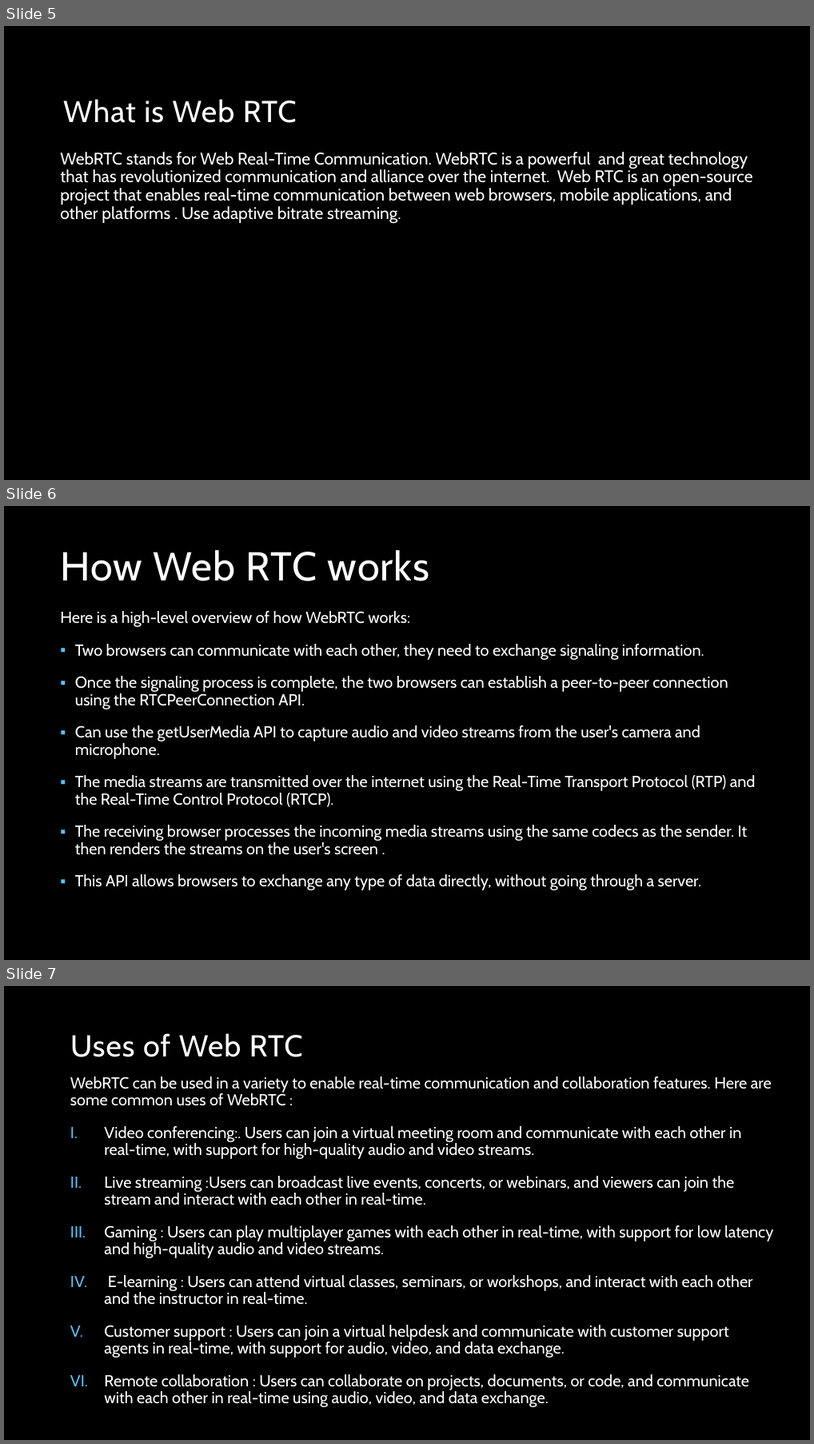
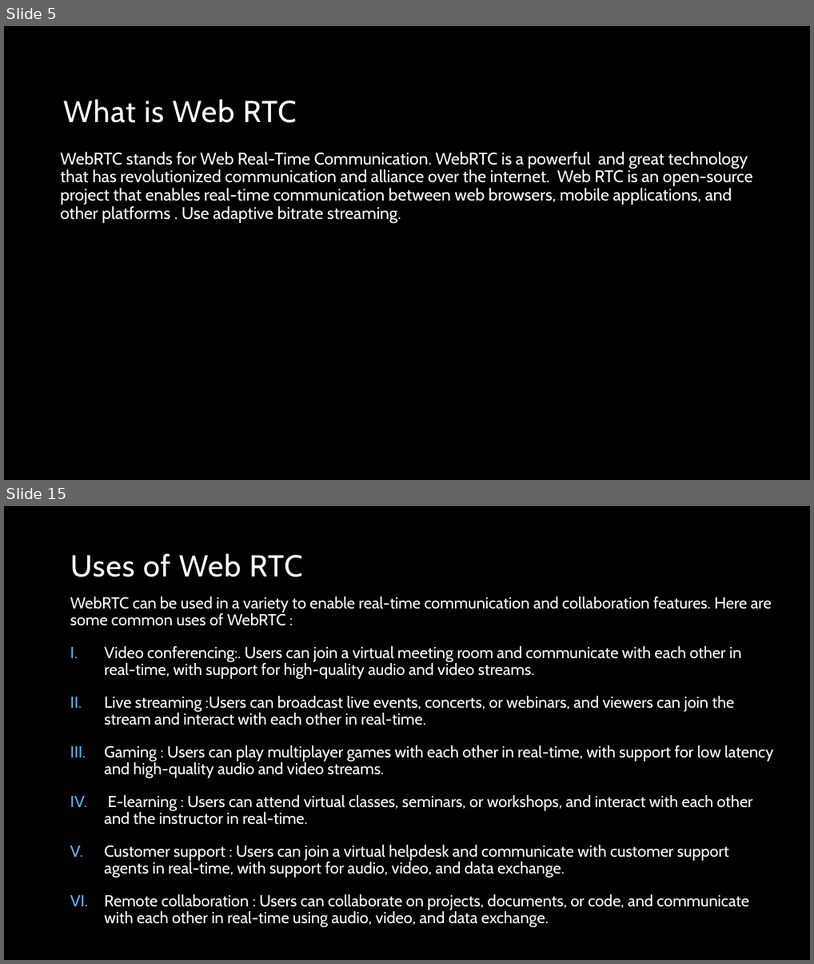
Before and after one commit to musarratChowdhury/ASPNETWEBRTC_PROJECT, a slide deck: Presentation/About WebRTC.pptx. Shown one above the other, each under a label of ours: slides 5, 6 and 7 before the commit, slides 5 and 15 after it; the slides between them are not shown. The pictures are 814x1444 and 814x964 pixels, drawn with LibreOffice and Linux fonts; fonts in the diff are those of the drawing; background and template pictures are left out. Boxes give left, top, right and bottom in pixels: in the first picture for what was removed or moved away, otherwise in the second. Text is boxed around its words. In the diff, an @@ line names an element or a change of style, - is before the commit and + after.

```diff
--- a/Presentation/About WebRTC.pptx
+++ b/Presentation/About WebRTC.pptx
@@ slide 6 removed at (4,506,810,960), background picture (left out) @@
@@ title removed at (60,550,430,581) @@
-How Web RTC works
@@ text removed at (60,611,756,890) @@
-Here is a high-level overview of how WebRTC works:
-▪ Two browsers can communicate with each other, they need to exchange signaling information.
-▪ Once the signaling process is complete, the two browsers can establish a peer-to-peer connection using the RTCPeerConnection API.
-▪ Can use the getUserMedia API to capture audio and video streams from the user's camera and microphone.
-▪ The media streams are transmitted over the internet using the Real-Time Transport Protocol (RTP) and the Real-Time Control Protocol (RTCP).
-▪ The receiving browser processes the incoming media streams using the same codecs as the sender. It then renders the streams on the user's screen .
-▪ This API allows browsers to exchange any type of data directly, without going through a server.
@@ what was slide 7 is now slide 15 @@
```
Also in this commit, not shown: 2 slides changed, 8 slides added.
